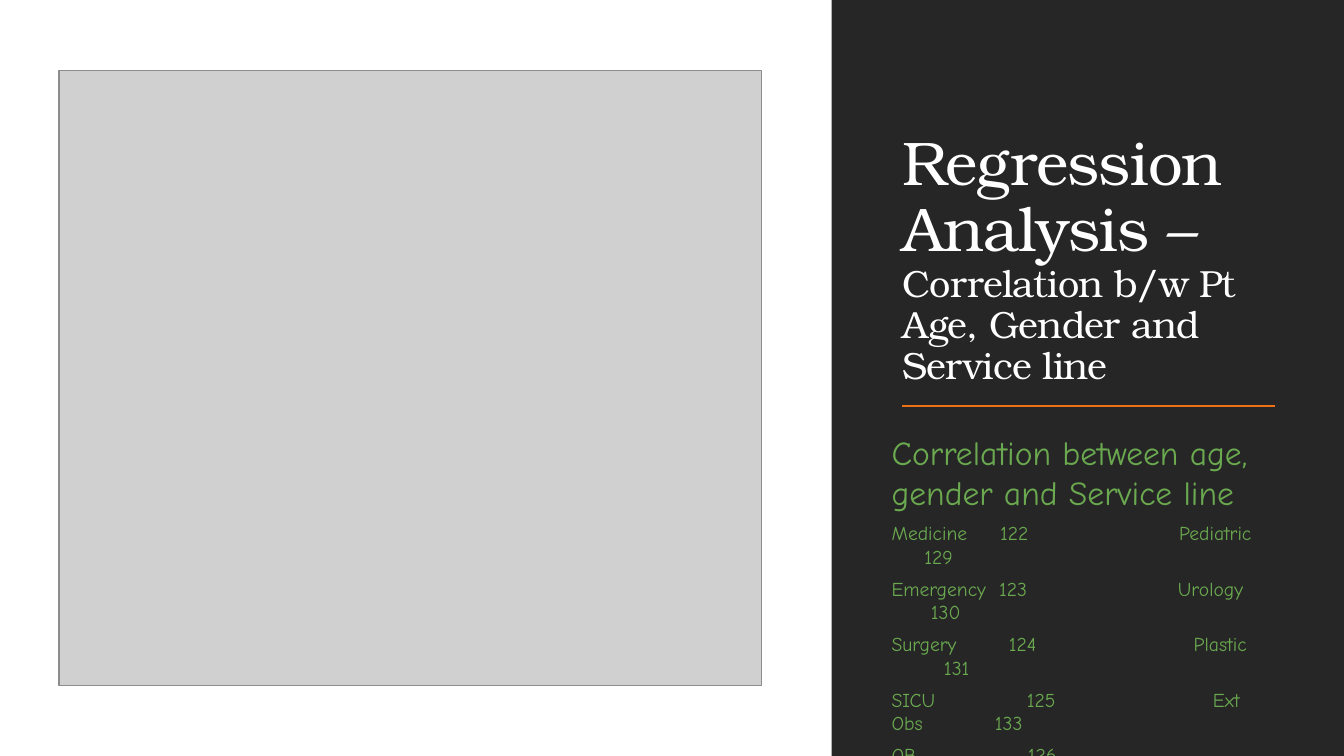
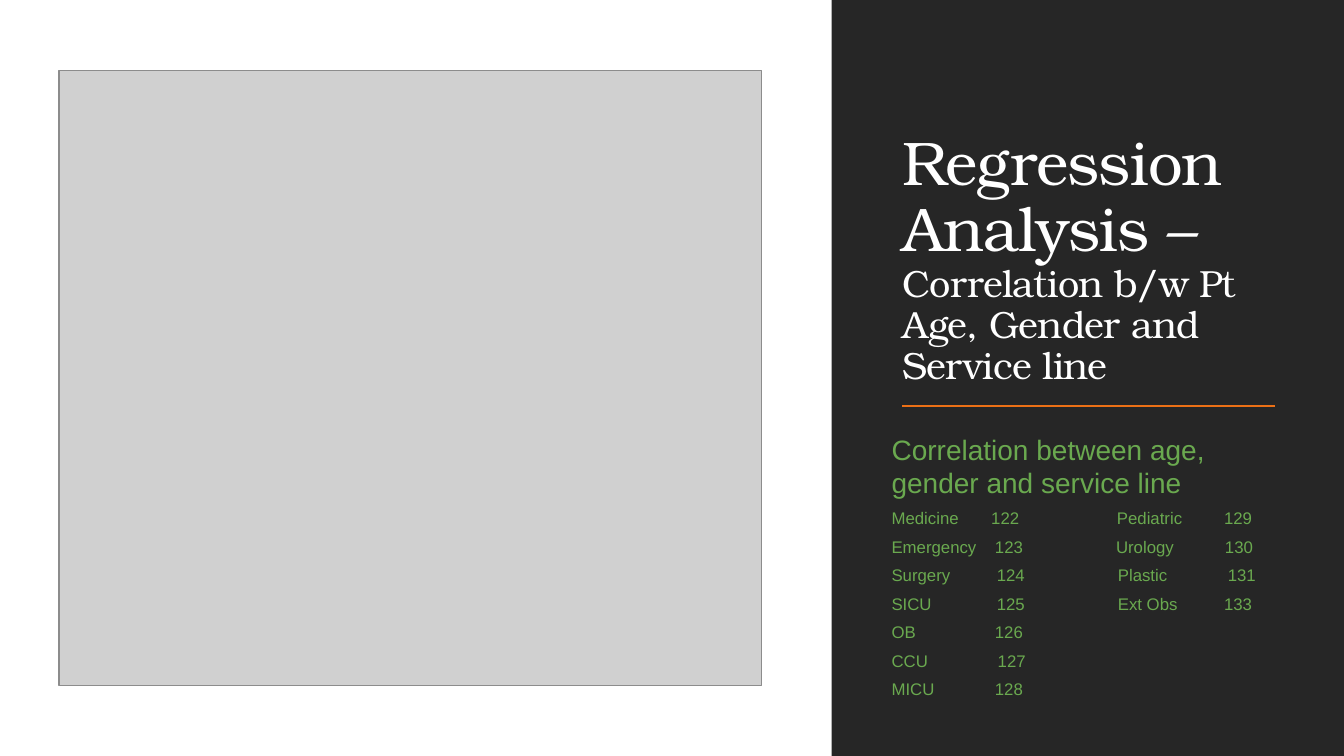
Before and after one commit to mgmboyd/DataAnalytics-Project3, a slide deck: slide 26 of Data Analytics- Project3 Team7 Final Draft.pptx. Drawn at 1344x756 pixels with LibreOffice and Linux fonts; fonts in the diff are those of the drawing; grey boxes stand for pictures. Boxes give left, top, right and bottom in pixels: in the first picture for what was removed or moved away, otherwise in the second. Text is boxed around its words. In the diff, an @@ line names an element or a change of style, - is before the commit and + after.

```diff
--- a/Data Analytics- Project3 Team7 Final Draft.pptx
+++ b/Data Analytics- Project3 Team7 Final Draft.pptx
@@ text at box(892, 439, 1205, 498): text changed; size 24 to 20 pt; font Comic Neue to Arial @@
-Correlation between age, gender and Service line
+Correlation between age, gender and service line
@@ text at box(892, 512, 1256, 695): size 14 to 12 pt, font Comic Neue to Arial in "Medicine 122 Pediatric 129", "Emergency 123 Urology 130", "Surgery 124 Plastic 131", "SICU 125 Ext Obs 133" and 3 more places @@
```
Also in this commit, not shown: 14 other slides changed, 2 slides added, 1 slide removed.
